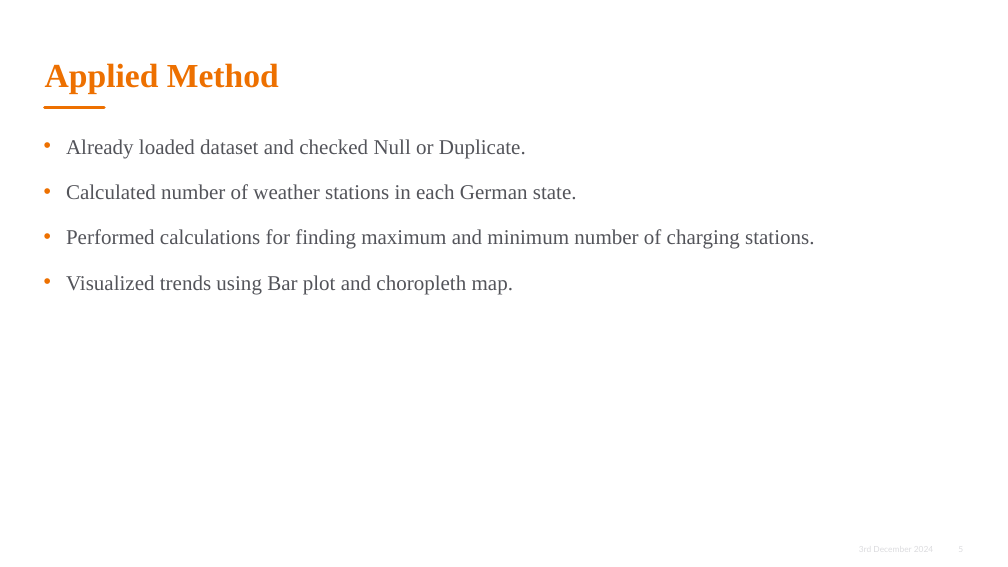
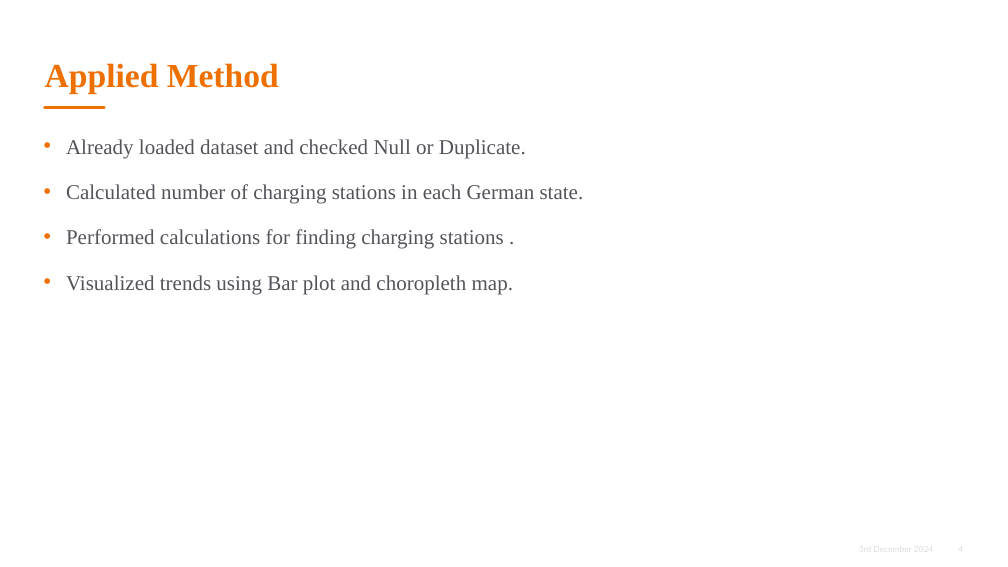
Before and after one commit to SathwikSharma226/PRS_FinalProject_EVGermany, a slide deck: slide 4 of PRS_Presentation_EVGermany.pptx (slide 5 before the commit). Drawn at 1008x567 pixels with LibreOffice and Linux fonts; fonts in the diff are those of the drawing; background and template pictures are left out. Boxes give left, top, right and bottom in pixels: in the first picture for what was removed or moved away, otherwise in the second. Text is boxed around its words. In the diff, an @@ line names an element or a change of style, - is before the commit and + after.

```diff
--- a/PRS_Presentation_EVGermany.pptx
+++ b/PRS_Presentation_EVGermany.pptx
@@ text at [66, 184, 584, 249]: text changed @@
-• Calculated number of weather stations in each German state.
-• Performed calculations for finding maximum and minimum number of charging stations.
+• Calculated number of charging stations in each German state.
+• Performed calculations for finding charging stations .
```
Also in this commit, not shown: 7 other slides changed, 3 slides added, 1 slide removed.
